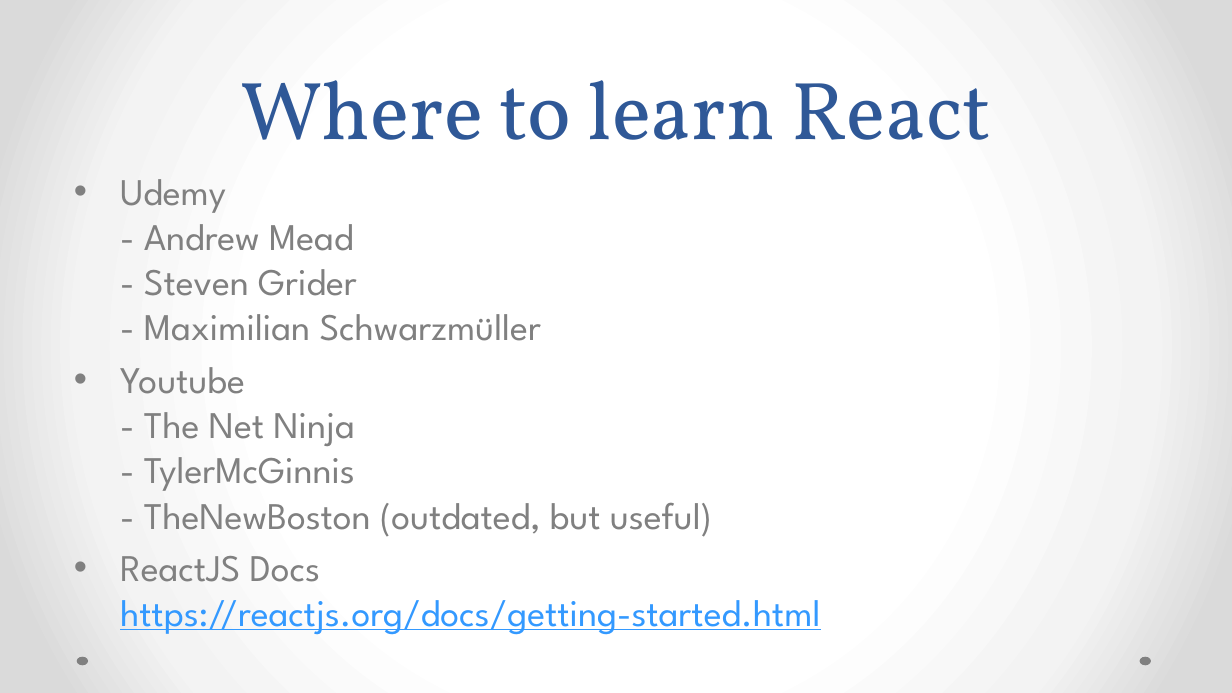
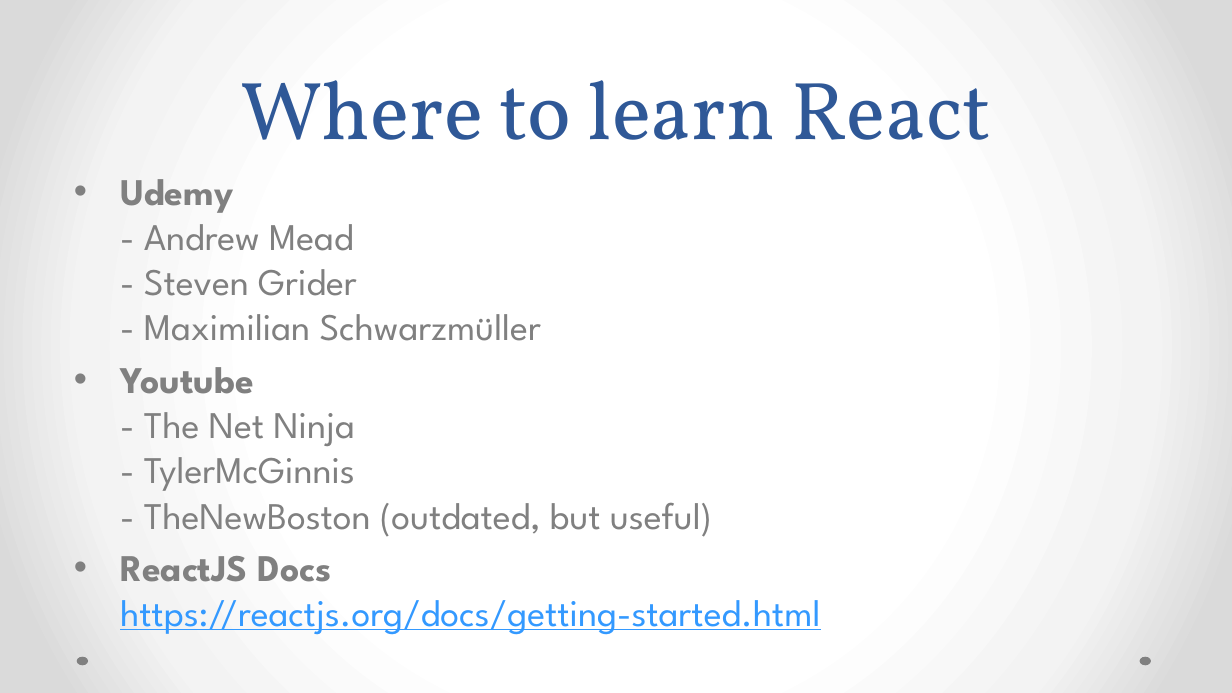
Before and after one commit to MirzaLeka/ReactLab, a slide deck: slide 61 of React js AP LAB.pptx. Drawn at 1232x693 pixels with LibreOffice and Linux fonts; fonts in the diff are those of the drawing. Boxes give left, top, right and bottom in pixels: in the first picture for what was removed or moved away, otherwise in the second. Text is boxed around its words. In the diff, an @@ line names an element or a change of style, - is before the commit and + after.

```diff
--- a/React js AP LAB.pptx
+++ b/React js AP LAB.pptx
@@ text "Udemy - Andrew Mead - ..." at box(120, 179, 820, 635): bold on in "Udemy", "Youtube", "ReactJS Docs" @@
```
Also in this commit, not shown: 16 other slides changed, 2 other files.
